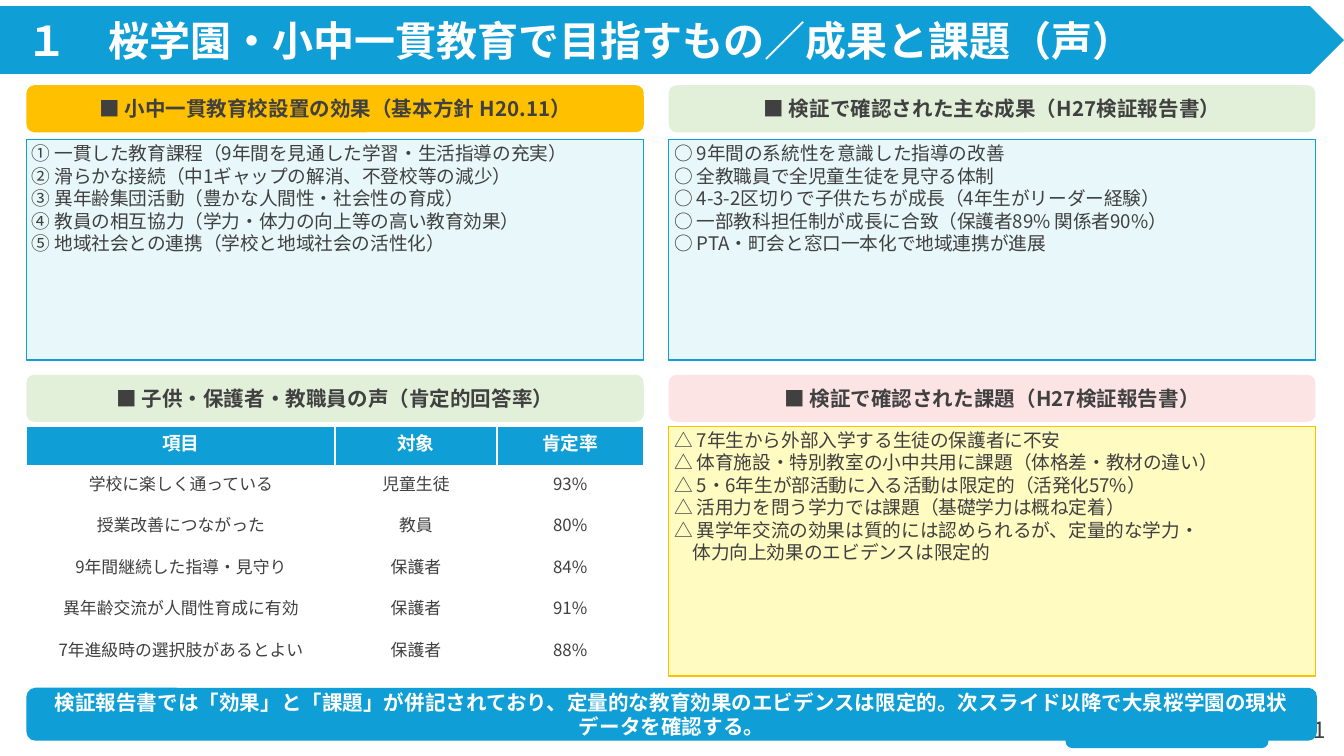
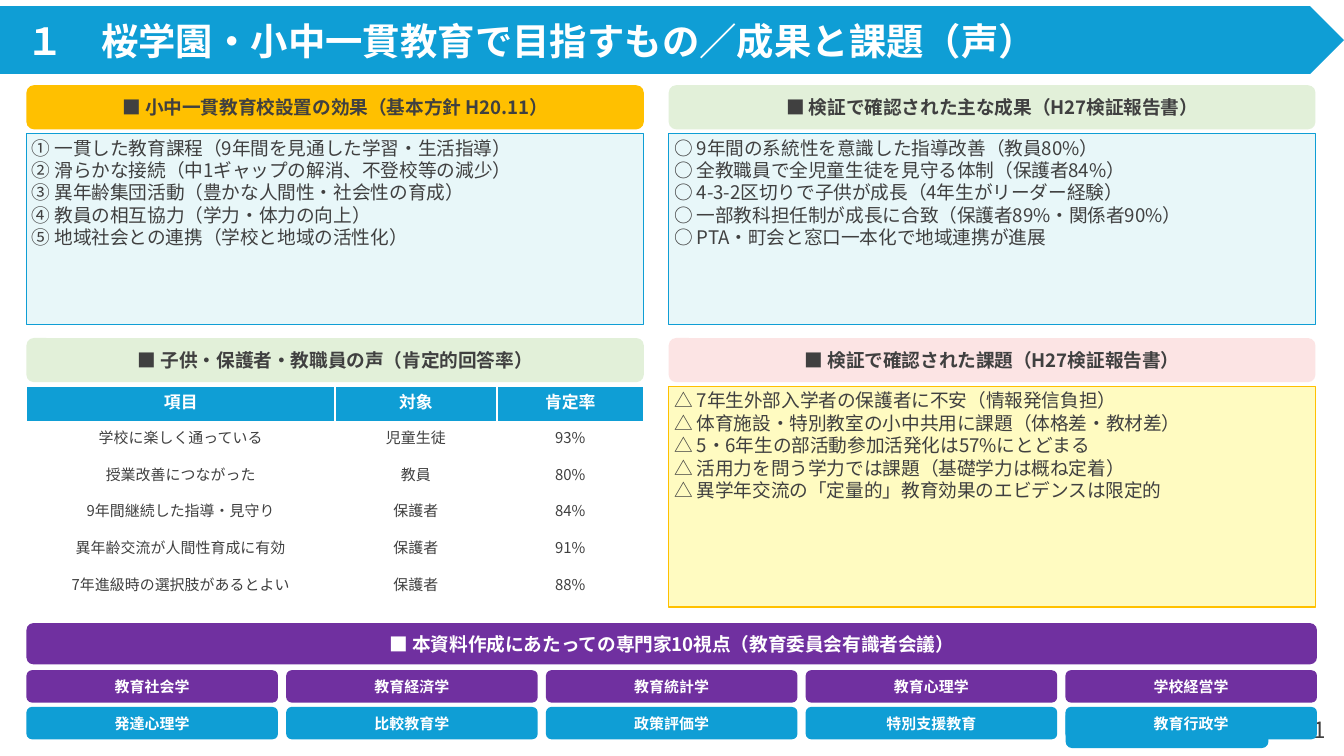
Before and after one commit to contynet730-star/con30, a slide deck: slide 2 of output/小中一貫教育（大泉桜学園）_改良版.pptx. Drawn at 1344x756 pixels with LibreOffice and Linux fonts; fonts in the diff are those of the drawing. Boxes give left, top, right and bottom in pixels: in the first picture for what was removed or moved away, otherwise in the second. Text is boxed around its words. In the diff, an @@ line names an element or a change of style, - is before the commit and + after.

```diff
--- a/output/小中一貫教育（大泉桜学園）_改良版.pptx
+++ b/output/小中一貫教育（大泉桜学園）_改良版.pptx
@@ pentagon arrow "１ 桜学園・小中一貫教育で目指すもの／成果と課題（声）" at (0, 7, 1344, 74): size 22 to 20 pt @@
@@ rectangle "① 一貫した教育課程（9年間を見通した学習・生活指導）": place and size @@
-rectangle "① 一貫した教育課程（9年間を見通した学習・生活指導）" at (27, 140, 644, 360)
+rectangle "① 一貫した教育課程（9年間を見通した学習・生活指導）" at (27, 134, 644, 325)
@@ text in rectangle at (32, 139, 512, 157): text changed @@
-① 一貫した教育課程（9年間を見通した学習・生活指導の充実）
+① 一貫した教育課程（9年間を見通した学習・生活指導）
@@ rectangle "○ 9年間の系統性を意識した指導改善（教員80%）": place and size @@
-rectangle "○ 9年間の系統性を意識した指導改善（教員80%）" at (669, 140, 1316, 360)
+rectangle "○ 9年間の系統性を意識した指導改善（教員80%）" at (669, 134, 1316, 325)
@@ text in rectangle at (697, 139, 1182, 224): text changed @@
-○ 9年間の系統性を意識した指導の改善
-○ 全教職員で全児童生徒を見守る体制
-○ 4-3-2区切りで子供たちが成長（4年生がリーダー経験）
-○ 一部教科担任制が成長に合致（保護者89% 関係者90%）
+○ 9年間の系統性を意識した指導改善（教員80%）
+○ 全教職員で全児童生徒を見守る体制（保護者84%）
+○ 4-3-2区切りで子供が成長（4年生がリーダー経験）
+○ 一部教科担任制が成長に合致（保護者89%・関係者90%）
@@ text in rectangle at (32, 206, 408, 246): text changed @@
-④ 教員の相互協力（学力・体力の向上等の高い教育効果）
-⑤ 地域社会との連携（学校と地域社会の活性化）
+④ 教員の相互協力（学力・体力の向上）
+⑤ 地域社会との連携（学校と地域の活性化）
@@ size 11 to 10 pt in 4 elements at (669, 85, 1316, 129), (27, 85, 644, 129), (669, 339, 1316, 383), (27, 339, 644, 383) @@
@@ rounded rectangle "■ 子供・保護者・教職員の声（肯定的回答率）": place and size @@
-rounded rectangle "■ 子供・保護者・教職員の声（肯定的回答率）" at (27, 375, 644, 422)
+rounded rectangle "■ 子供・保護者・教職員の声（肯定的回答率）" at (27, 339, 644, 383)
@@ rounded rectangle "■ 検証で確認された課題（H27検証報告書）": place and size @@
-rounded rectangle "■ 検証で確認された課題（H27検証報告書）" at (669, 375, 1316, 422)
+rounded rectangle "■ 検証で確認された課題（H27検証報告書）" at (669, 339, 1316, 383)
@@ table at (27, 387, 644, 607) @@
@@ size 10 to 9 pt in "項目", "対象", "肯定率" @@
@@ size 9 to 8 pt @@
@@ table: place and size @@
-table at (27, 426, 644, 676)
+table at (27, 387, 644, 607)
@@ rectangle "△ 7年生外部入学者の保護者に不安（情報発信負担）": place and size @@
-rectangle "△ 7年生外部入学者の保護者に不安（情報発信負担）" at (669, 426, 1316, 676)
+rectangle "△ 7年生外部入学者の保護者に不安（情報発信負担）" at (669, 387, 1316, 607)
@@ text in rectangle at (697, 391, 1181, 454): text changed @@
-△ 7年生から外部入学する生徒の保護者に不安
-△ 体育施設・特別教室の小中共用に課題（体格差・教材の違い）
-△ 5・6年生が部活動に入る活動は限定的（活発化57%）
+△ 7年生外部入学者の保護者に不安（情報発信負担）
+△ 体育施設・特別教室の小中共用に課題（体格差・教材差）
+△ 5・6年生の部活動参加活発化は57%にとどまる
@@ text in rectangle at (697, 481, 1162, 499): text changed @@
-△ 異学年交流の効果は質的には認められるが、定量的な学力・
-体力向上効果のエビデンスは限定的
+△ 異学年交流の「定量的」教育効果のエビデンスは限定的
@@ rounded rectangle "■ 本資料作成にあたっての専門家10視点（教育委員会有識者会議）": place and size @@
-rounded rectangle "■ 本資料作成にあたっての専門家10視点（教育委員会有識者会議）" at (27, 688, 1317, 741)
+rounded rectangle "■ 本資料作成にあたっての専門家10視点（教育委員会有識者会議）" at (27, 624, 1317, 665)
@@ rounded rectangle "■ 本資料作成にあたっての専門家10視点（教育委員会有識者会議）" at (27, 624, 1317, 665): fill #0F9ED5 to #7030A0 @@
@@ text in rounded rectangle at (412, 635, 954, 653): text changed; size 11 to 10 pt @@
-検証報告書では「効果」と「課題」が併記されており、定量的な教育効果のエビデンスは限定的。次スライド以降で大泉桜学園の現状データを確認する。
+■ 本資料作成にあたっての専門家10視点（教育委員会有識者会議）
@@ rounded rectangle added at (27, 671, 278, 703), fill #7030A0, 8 pt, text #FFFFFF, bold @@
+教育社会学
@@ rounded rectangle added at (286, 671, 538, 703), fill #7030A0, 8 pt, text #FFFFFF, bold @@
+教育経済学
@@ rounded rectangle added at (546, 671, 797, 703), fill #7030A0, 8 pt, text #FFFFFF, bold @@
+教育統計学
@@ rounded rectangle added at (805, 671, 1056, 703), fill #7030A0, 8 pt, text #FFFFFF, bold @@
+教育心理学
@@ rounded rectangle added at (1066, 671, 1317, 703), fill #7030A0, 8 pt, text #FFFFFF, bold @@
+学校経営学
@@ rounded rectangle added at (27, 707, 278, 739), fill #0F9ED5, 8 pt, text #FFFFFF, bold @@
+発達心理学
@@ rounded rectangle added at (286, 707, 538, 739), fill #0F9ED5, 8 pt, text #FFFFFF, bold @@
+比較教育学
@@ rounded rectangle added at (546, 707, 797, 739), fill #0F9ED5, 8 pt, text #FFFFFF, bold @@
+政策評価学
@@ rounded rectangle added at (805, 707, 1056, 739), fill #0F9ED5, 8 pt, text #FFFFFF, bold @@
+特別支援教育
@@ rounded rectangle added at (1066, 707, 1317, 739), fill #0F9ED5, 8 pt, text #FFFFFF, bold @@
+教育行政学
@@ text in rounded rectangle at (1074, 717, 1260, 731): text added @@
+教育振興部教育指導課
```
Also in this commit, not shown: 3 other slides changed, 1 other file.
